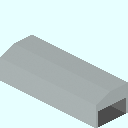
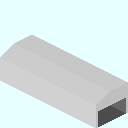
Layer changes from the first 128×128 image to the second:
hid "Color" over [0, 35, 128, 128]
